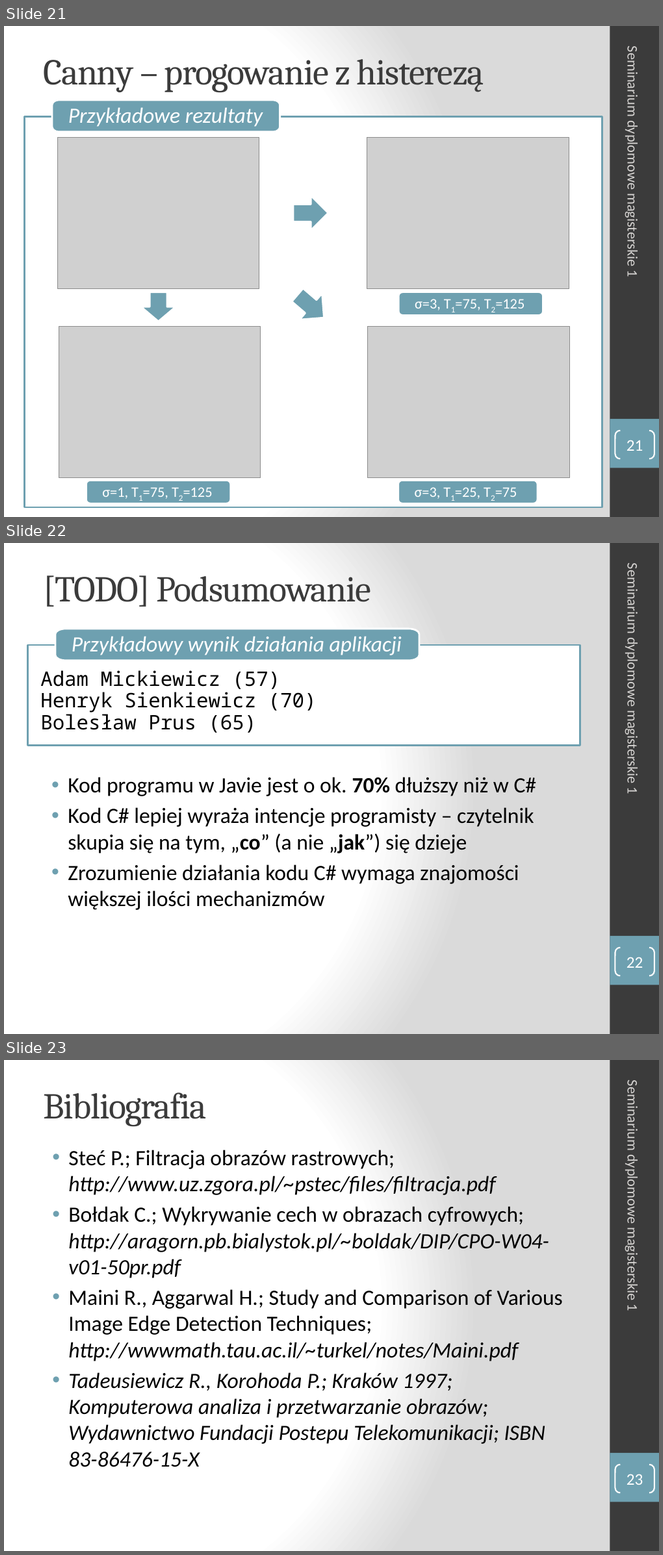
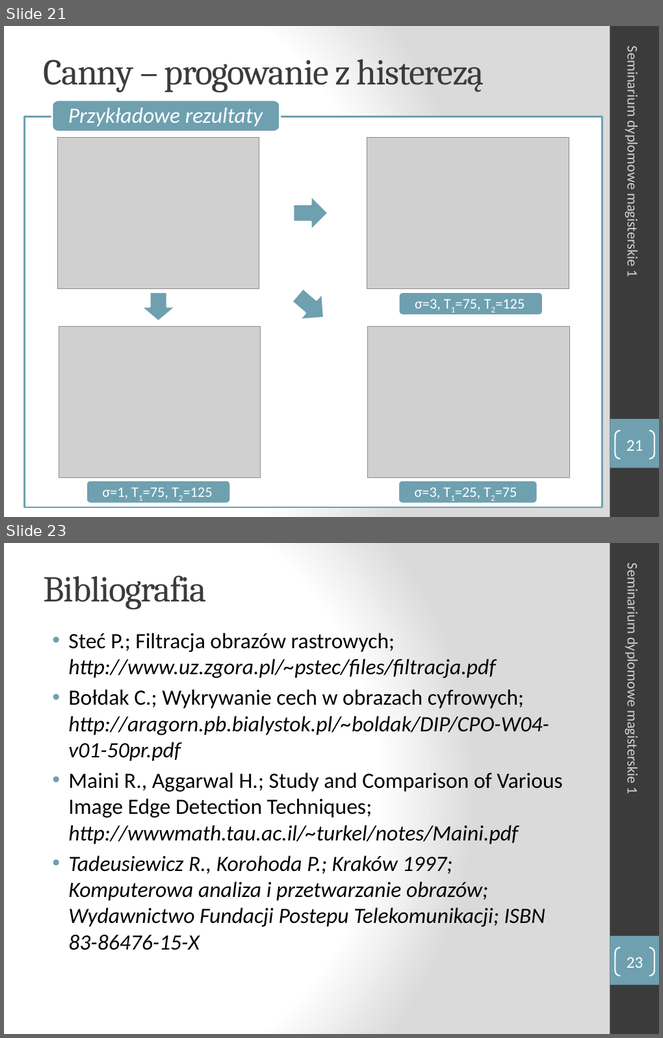
Before and after one commit to turekj/msc, a slide deck: Placeholder/seminar1/prezentacja/sdm1_Aniserowicz_Michal.pptx. Shown one above the other, each under a label of ours: slides 21, 22 and 23 before the commit, slides 21 and 23 after it; the slides between them are not shown. The pictures are 663x1555 and 663x1038 pixels, drawn with LibreOffice and Linux fonts; fonts in the diff are those of the drawing; grey boxes stand for pictures. Boxes give left, top, right and bottom in pixels: in the first picture for what was removed or moved away, otherwise in the second. Text is boxed around its words. In the diff, an @@ line names an element or a change of style, - is before the commit and + after.

```diff
--- a/Placeholder/seminar1/prezentacja/sdm1_Aniserowicz_Michal.pptx
+++ b/Placeholder/seminar1/prezentacja/sdm1_Aniserowicz_Michal.pptx
@@ slide 22 removed at (4,543,659,1034), background gradient #FFFFFF to #DADADA; not listed: 2 template elements that a slide beside it also shows @@
@@ title removed at (43,575,372,607) @@
-[TODO] Podsumowanie
@@ text removed at (624,570,642,794) @@
-Seminarium dyplomowe magisterskie 1
@@ freeform shape removed at (55,629,419,661) @@
-Przykładowy wynik działania aplikacji
@@ freeform shape removed at (27,645,581,746) @@
-Adam Mickiewicz (57)
-Henryk Sienkiewicz (70)
-Bolesław Prus (65)
@@ text removed at (68,777,537,910) @@
-• Kod programu w Javie jest o ok. 70% dłuższy niż w C#
-• Kod C# lepiej wyraża intencje programisty – czytelnik skupia się na tym, „co” (a nie „jak”) się dzieje
-• Zrozumienie działania kodu C# wymaga znajomości większej ilości mechanizmów
@@ page number removed at (615,948,655,976) @@
-22
```
Also in this commit, not shown: 2 slides changed, 1 slide added.
